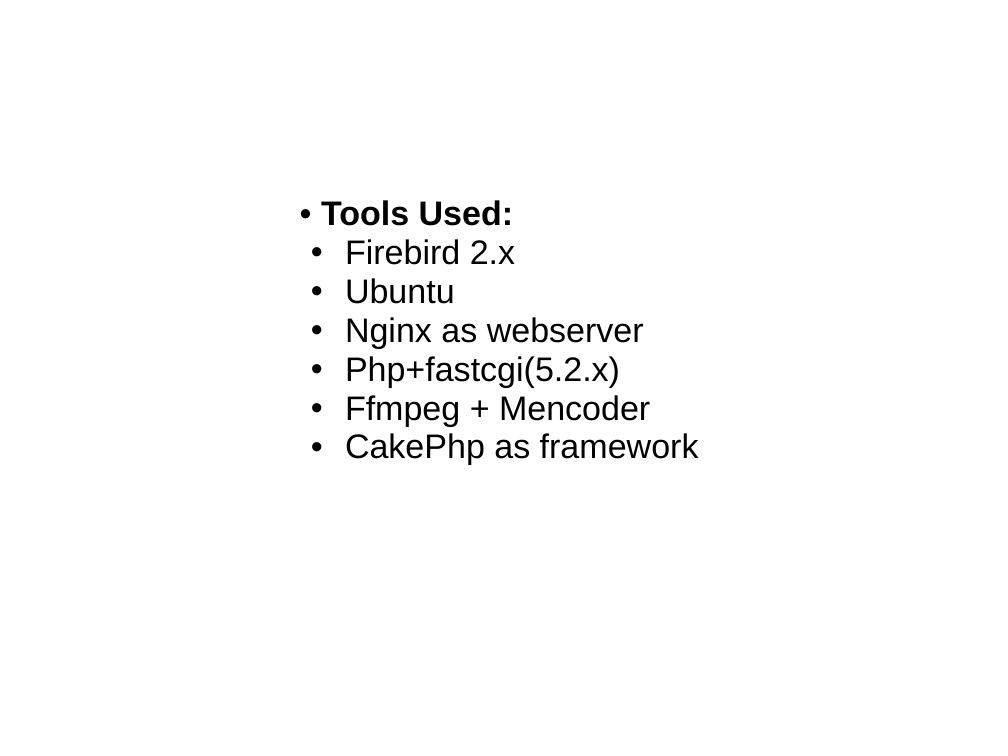
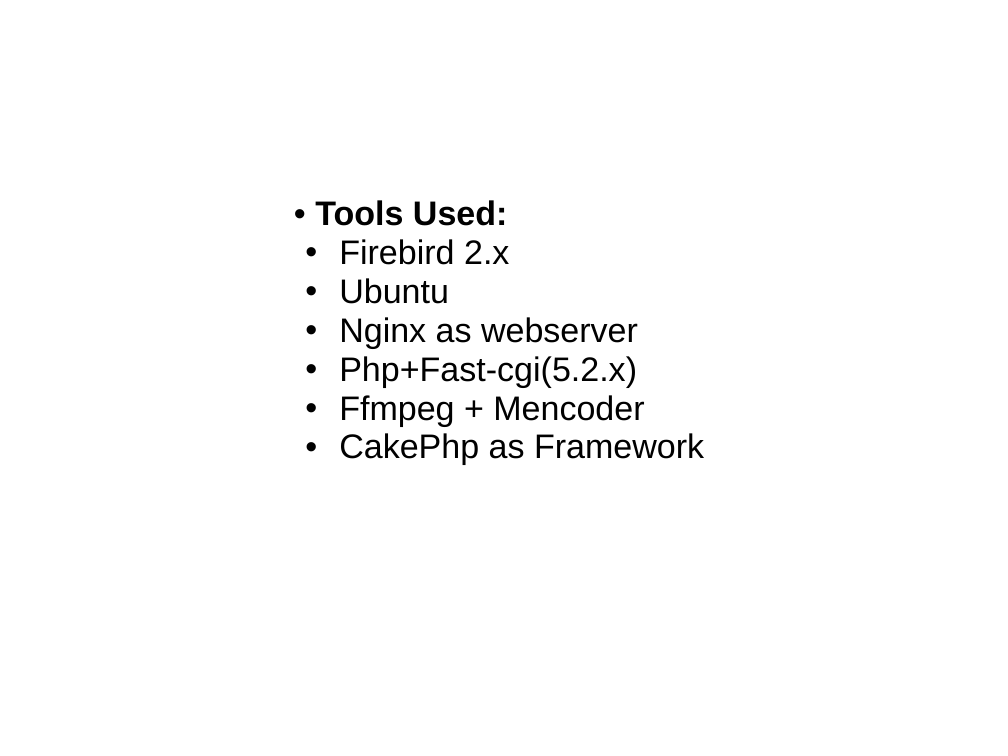
Before and after one commit to mariuz/firetube, a slide deck: slide 5 of docs/Firetube.odp. Drawn at 1008x756 pixels with LibreOffice and Linux fonts; fonts in the diff are those of the drawing. Boxes give left, top, right and bottom in pixels: in the first picture for what was removed or moved away, otherwise in the second. Text is boxed around its words. In the diff, an @@ line names an element or a change of style, - is before the commit and + after.

```diff
--- a/docs/Firetube.odp
+++ b/docs/Firetube.odp
@@ text at [339,356,637,387]: text changed @@
-  • Php+fastcgi(5.2.x)
+  • Php+Fast-cgi(5.2.x)
@@ text at [339,433,704,465]: text changed @@
-  • CakePhp as framework
+  • CakePhp as Framework
```
Also in this commit, not shown: 2 other slides changed.
